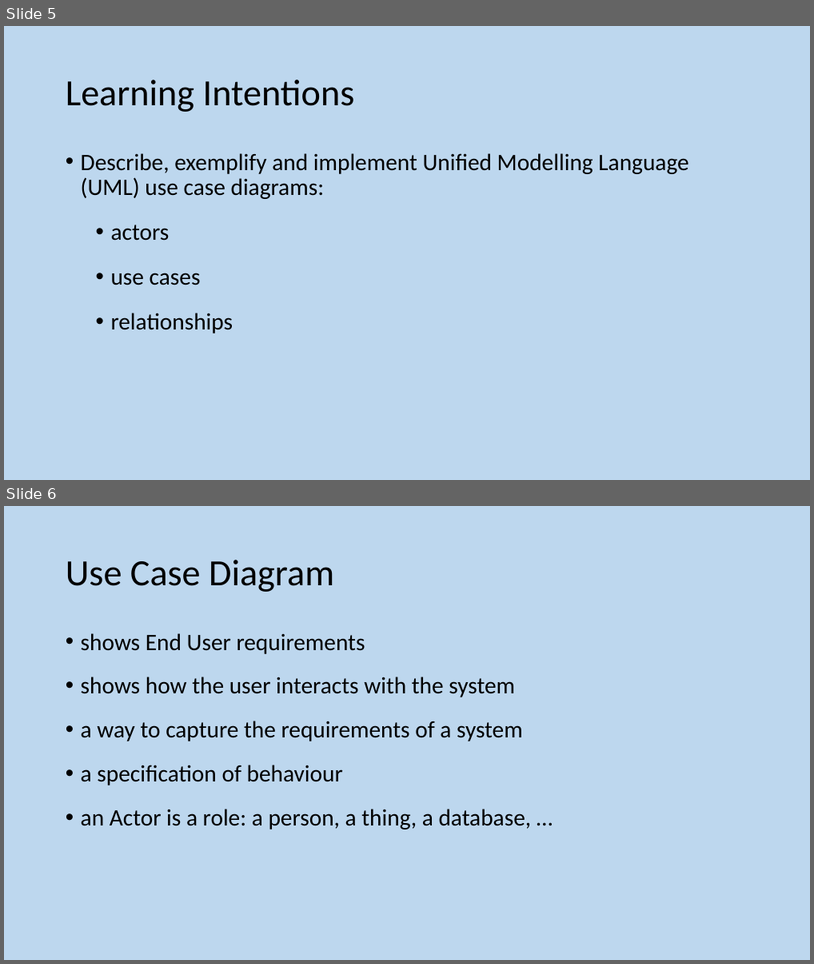
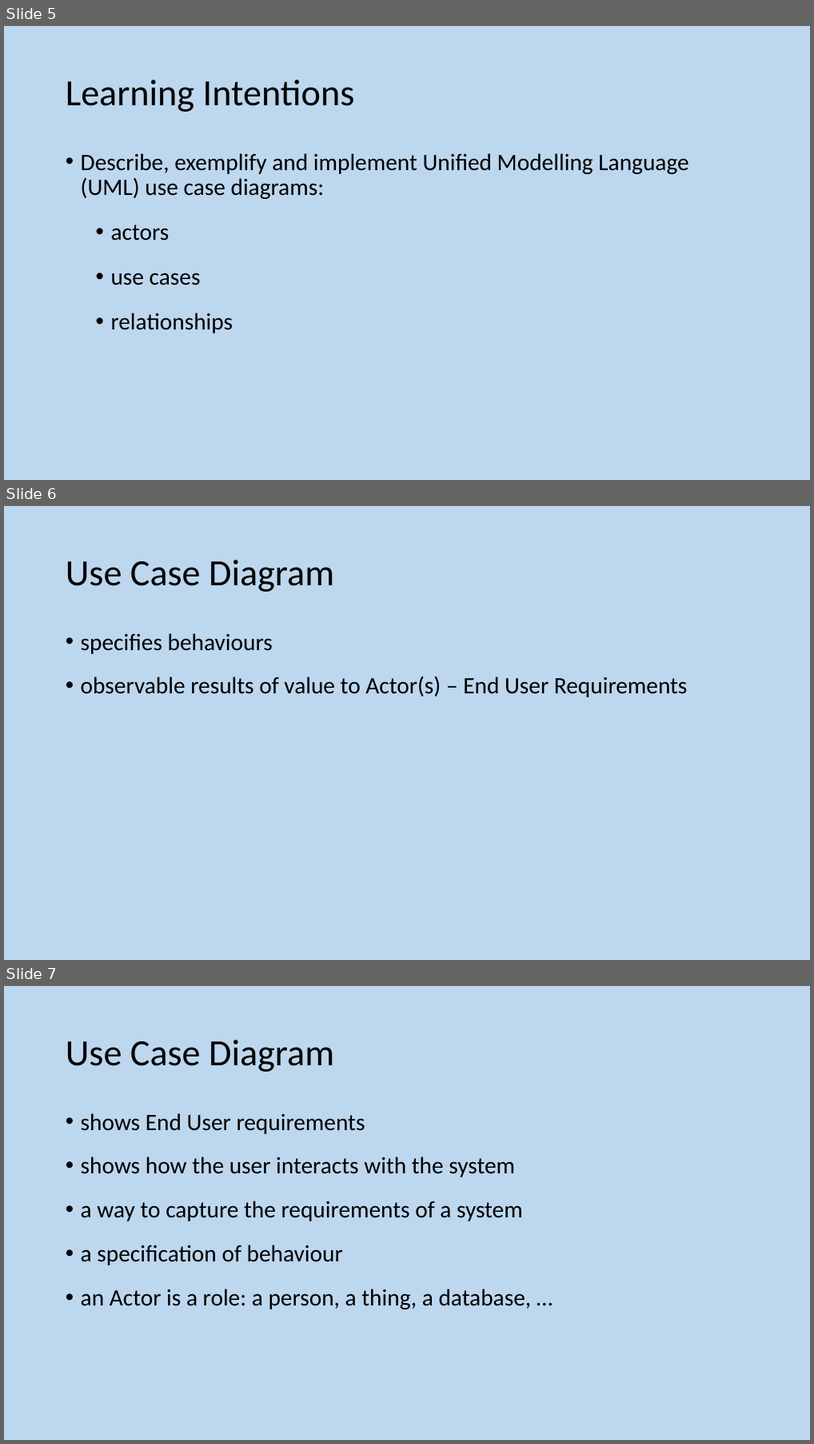
Before and after one commit to MrFriendCS/MrFriendCS.github.io, a slide deck: ah-cs/sdd/AH CS SDD Slides.pptx. Shown one above the other, each under a label of ours: slides 5 and 6 before the commit, slides 5, 6 and 7 after it. The pictures are 814x964 and 814x1444 pixels, drawn with LibreOffice and Linux fonts; fonts in the diff are those of the drawing. Boxes give left, top, right and bottom in pixels: in the first picture for what was removed or moved away, otherwise in the second. Text is boxed around its words. In the diff, an @@ line names an element or a change of style, - is before the commit and + after.

```diff
--- a/ah-cs/sdd/AH CS SDD Slides.pptx
+++ b/ah-cs/sdd/AH CS SDD Slides.pptx
@@ slide 6 added at (4, 506, 810, 960), background #BDD7EE @@
@@ title added at (66, 560, 334, 592), 44 pt, text #000000 @@
+Use Case Diagram
@@ text added at (81, 633, 688, 697), 28 pt, text #000000 @@
+• specifies behaviours
+• observable results of value to Actor(s) – End User Requirements
@@ what was slide 6 is now slide 7 @@
```
Also in this commit, not shown: 1 slide changed.
